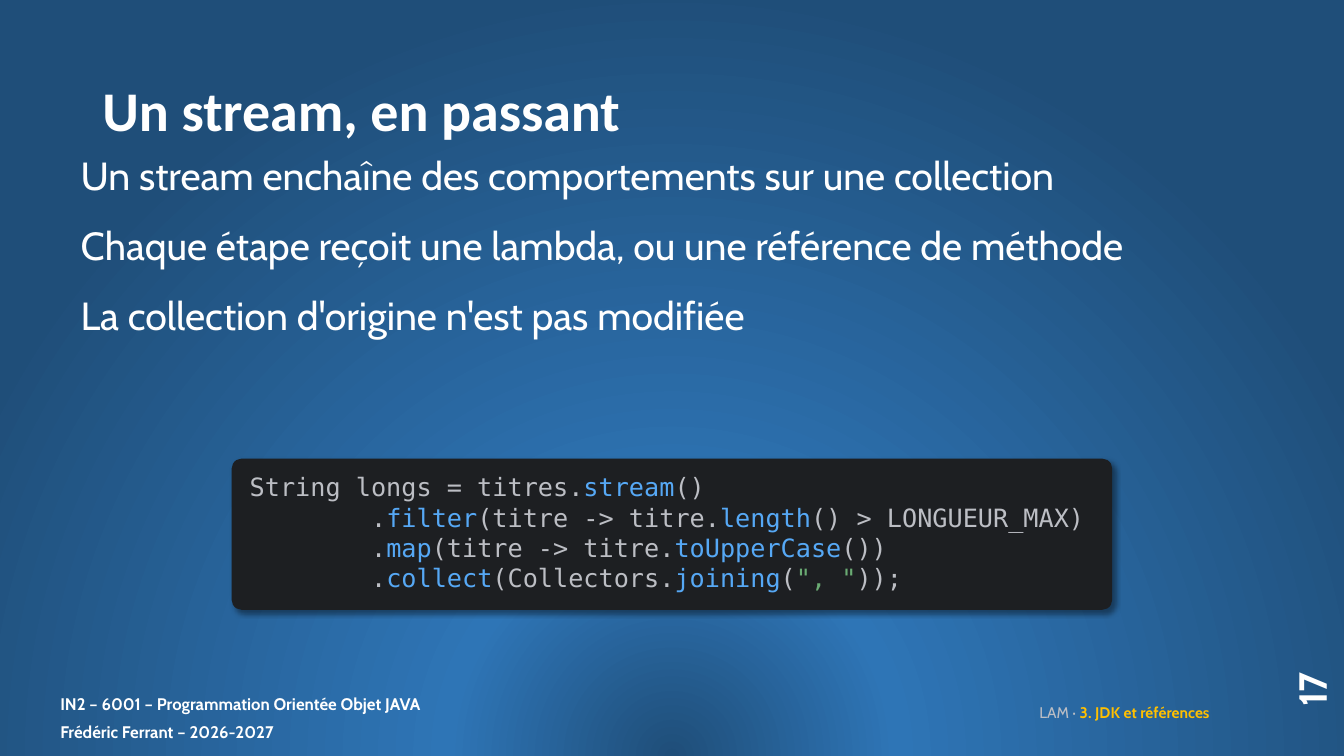
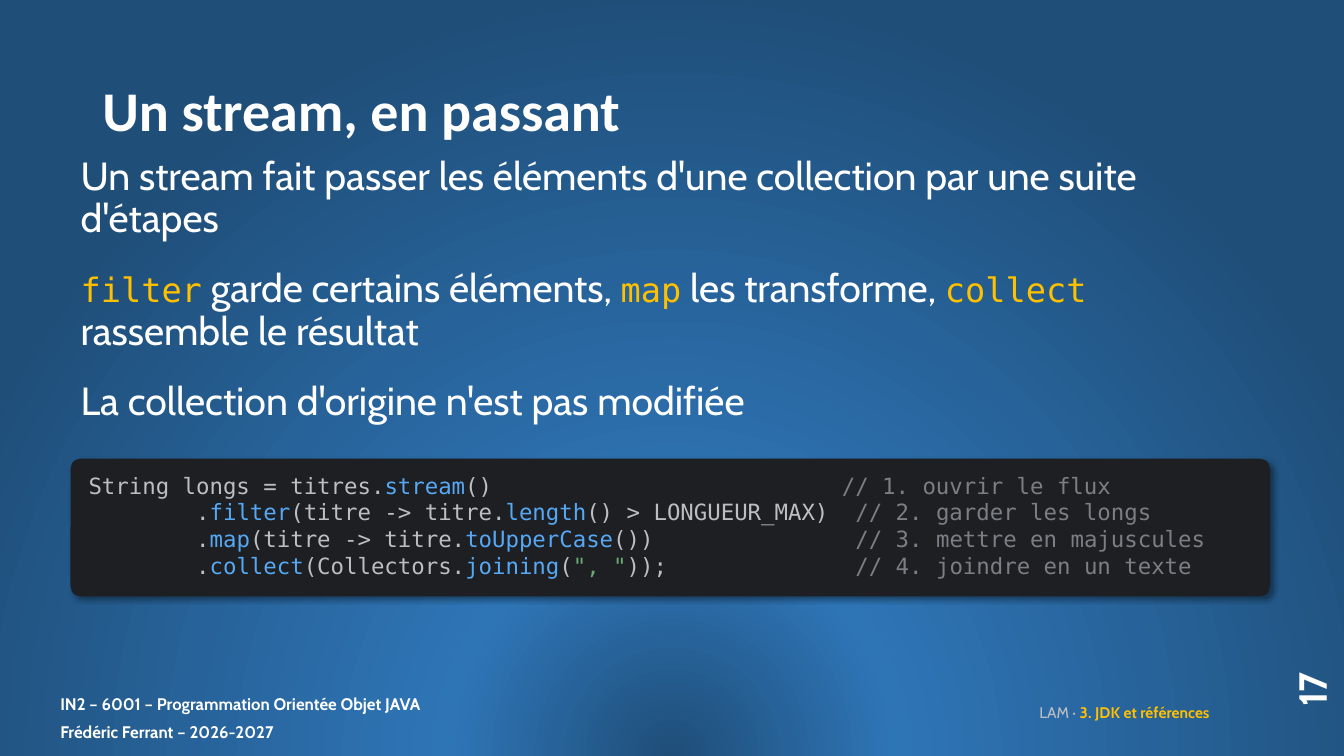
Before and after one commit to ferrantbe/ExercicesJavaClaude, a slide deck: slide 17 of _slides/remanies/13. LAM_slides.pptx. Drawn at 1344x756 pixels with LibreOffice and Linux fonts; fonts in the diff are those of the drawing. Boxes give left, top, right and bottom in pixels: in the first picture for what was removed or moved away, otherwise in the second. Text is boxed around its words. In the diff, an @@ line names an element or a change of style, - is before the commit and + after.

```diff
--- a/_slides/remanies/13. LAM_slides.pptx
+++ b/_slides/remanies/13. LAM_slides.pptx
@@ text at <box>81,160,1137,346</box>: text changed @@
-Un stream enchaîne des comportements sur une collection
-Chaque étape reçoit une lambda, ou une référence de méthode
+Un stream fait passer les éléments d'une collection par une suite d'étapes
+filter garde certains éléments, map les transforme, collect rassemble le résultat
@@ rounded rectangle "String longs = titres.stream() // ...": place and size @@
-rounded rectangle "String longs = titres.stream() // ..." at <box>232,459,1113,610</box>
+rounded rectangle "String longs = titres.stream() // ..." at <box>71,459,1270,597</box>
@@ rounded rectangle "String longs = titres.stream() // ..." at <box>71,459,1270,597</box>: proportions changed @@
@@ text in rounded rectangle at <box>89,477,1206,579</box>: text changed; size 18 to 16 pt @@
-String longs = titres.stream()
-.filter(titre -> titre.length() > LONGUEUR_MAX)
-.map(titre -> titre.toUpperCase())
-.collect(Collectors.joining(", "));
+String longs = titres.stream() // 1. ouvrir le flux
+.filter(titre -> titre.length() > LONGUEUR_MAX) // 2. garder les longs
+.map(titre -> titre.toUpperCase()) // 3. mettre en majuscules
+.collect(Collectors.joining(", ")); // 4. joindre en un texte
```
Also in this commit, not shown: 3 other slides changed, 1 slide added, 2 other files.
